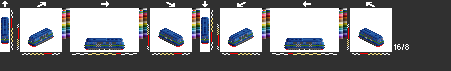
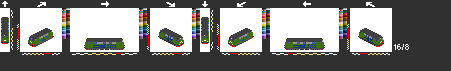
Comparing the layer stacks of the two 451×71 images. Changes:
showed "light" over [2, 35, 383, 45]
added layer "vida1" above "stab2" over [1, 17, 384, 49]
hid "stab2" over [1, 23, 384, 49]
